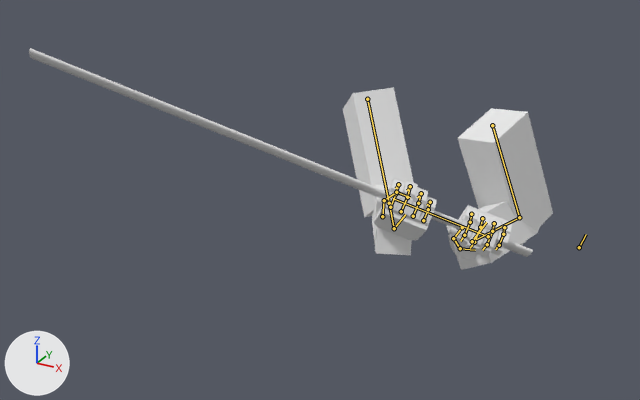
One commit to the Blender file components/character/assets/blender/fp_rig.blend: the scene before it, then after it.
Both versions are drawn from a 50 mm camera at (0.836, -2.04, 0.715) aimed at (-0.13, -0.282, -0.164). Every picture has the same lights, and +X, +Y and +Z are marked at lower left. The first picture is the older version. Both versions are drawn at frame 8 of the action 'Parry'; the numbers are the values there. The bones that change, and the others that lie on the model, are drawn over the model as lines.

Objects in the first picture: 'MockSword', 'arms'.
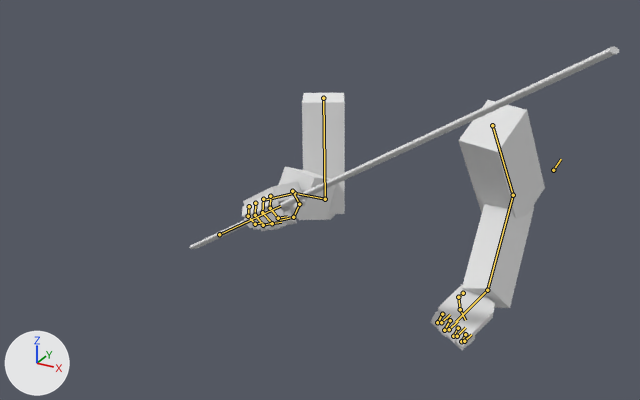
Commit message: Update parry anim

Location of each change, [x1, y1, x2, y2] in pixels of the pictures (640 x 400 px):
'arms', posed (44% wider, 40% taller)
    before: [343, 87, 553, 270]
    after: [242, 93, 545, 350]
'MockSword', posed (15% narrower)
    before: [29, 48, 533, 257]
    after: [190, 47, 619, 249]
bone 'Hand.Ctrl.L', root to tip
    before: (472, 241) to (486, 222)
    after: (487, 290) to (455, 322)
bone 'Pole.L', root to tip
    before: (579, 247) to (586, 234)
    after: (553, 170) to (561, 159)

The change in detail:
Bone 'Hand.Ctrl.L' (bone_hand_ctrl_l) moves from (0.223, -0.544, 0.205) to (0.417, -0.535, 0.076).
Bone 'Hand.Ctrl.L' (bone_hand_ctrl_l) turns from (63, -54, 2) to (105, 35, -14) degrees about its own x, y and z.
Bone 'Pole.L' (bone_pole_l) moves from (-0.078, 0.185, -0.236) to (-0.184, 0.28, -0.062).
Bone 'Hand.Ctrl.R' (bone_hand_ctrl_r) moves from (-0.184, -0.866, 0.306) to (-0.163, -0.58, 0.277).
Bone 'Hand.Ctrl.R' (bone_hand_ctrl_r) turns from (-119, -133, 0) to (87, 14, 32) degrees about its own x, y and z.
Bone 'UpperArm.Ctrl.R' (bone_upperarm_ctrl_r) moves from (0.0, -0.036, -0.051) to (0.001, 0.071, 0.002).
